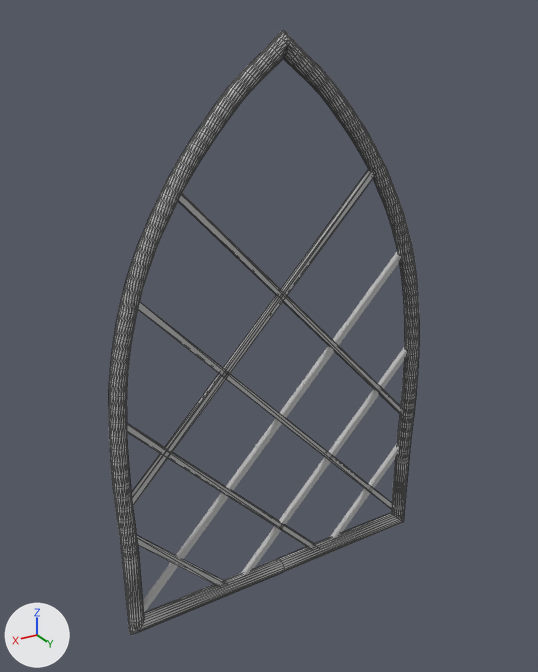
The FBX model Assets/Models/Window.fbx: old version first, new version second.
Rendered twice from a camera (50 mm lens) standing at (0.0751, 0.1204, 0.1784) and looking at (0.0024, -0.0009, 0.1178). Every picture has the same lights, and +X, +Y and +Z are marked at lower left. Mesh edges are drawn as thin lines on the coarser meshes. Where no turn or scale is listed for an object, it has been applied to the vertices.

The older version as bpy lines, for what is in view:
```python
me_mesh_001 = bpy.data.meshes.new('Mesh.001')
me_mesh_001.from_pydata(...)  # 8 vertices, 12 faces; spans x -0.0347..0.0347, y -0.0006..0.0006, z -0.0366..0.0366
me_mesh_001.materials.append(mat_lambert1)  # grey #bcbcbc
me_mesh_003 = bpy.data.meshes.new('Mesh.003')
me_mesh_003.from_pydata(...)  # 8 vertices, 12 faces; spans x -0.0237..0.0237, y -0.0006..0.0006, z -0.025..0.025
me_mesh_003.materials.append(mat_lambert1)  # grey #bcbcbc
me_mesh_004 = bpy.data.meshes.new('Mesh.004')
me_mesh_004.from_pydata(...)  # 8 vertices, 12 faces; spans x -0.0111..0.0111, y -0.0006..0.0006, z -0.0117..0.0117
me_mesh_004.materials.append(mat_lambert1)  # grey #bcbcbc
ob_window_stick = bpy.data.objects.new('Window_Stick', me_mesh_001)
ob_window_stick.location = (0.0022, 0.0, 0.0958)
ob_window_stick2 = bpy.data.objects.new('Window_Stick2', me_mesh_003)
ob_window_stick2.location = (-0.0125, 0.0, 0.0828)
ob_window_stick3 = bpy.data.objects.new('Window_Stick3', me_mesh_004)
ob_window_stick3.location = (-0.0255, 0.0, 0.0701)
# also in view: 'Window_Stick4' at (-0.0023, 0.0, 0.0958); 'Window_Stick6' at (0.0124, 0.0, 0.0828); 'Window_Stick5' at (-0.0064, 0.0, 0.1198); 'Window_Stick1' at (0.0063, 0.0, 0.1198); 'Window_Frame' at (0.0, 0.0, 0.1162)
```
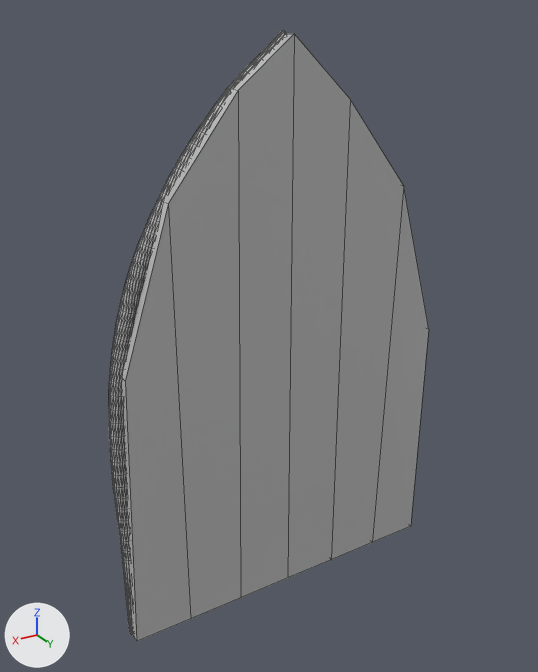
The change, as a diff of the scene's bpy script:
```diff
--- a/Assets/Models/Window.fbx.py
+++ b/Assets/Models/Window.fbx.py
@@ me_mesh_1 @@
+me_mesh_1.from_pydata(...)  # 40 vertices, 38 faces; spans x -0.0376..0.0376, y -0.0028..0.0021, z -0.0432..0.0753
+me_mesh_1.materials.append(mat_lambert1)  # grey #bcbcbc
@@ ob_window_wood1 @@
+ob_window_wood1 = bpy.data.objects.new('Window_Wood1', me_mesh_1)
+ob_window_wood1.location = (0.0, 0.0023, 0.1003)
```

What differs and where, as boxes (x1, y1, x2, y2) in the pictures (538 x 672 px):
'Window_Wood1', added
    after: (121, 33, 429, 641)
'Window_Frame', unchanged, covered by the edit
    before: (109, 30, 419, 635)
    after: (109, 30, 286, 635)
'Window_Stick1', unchanged, covered by the edit
    before: (131, 169, 375, 505)
'Window_Stick', unchanged, covered by the edit
    before: (143, 251, 402, 613)
'Window_Stick5', unchanged, covered by the edit
    before: (178, 194, 404, 416)
